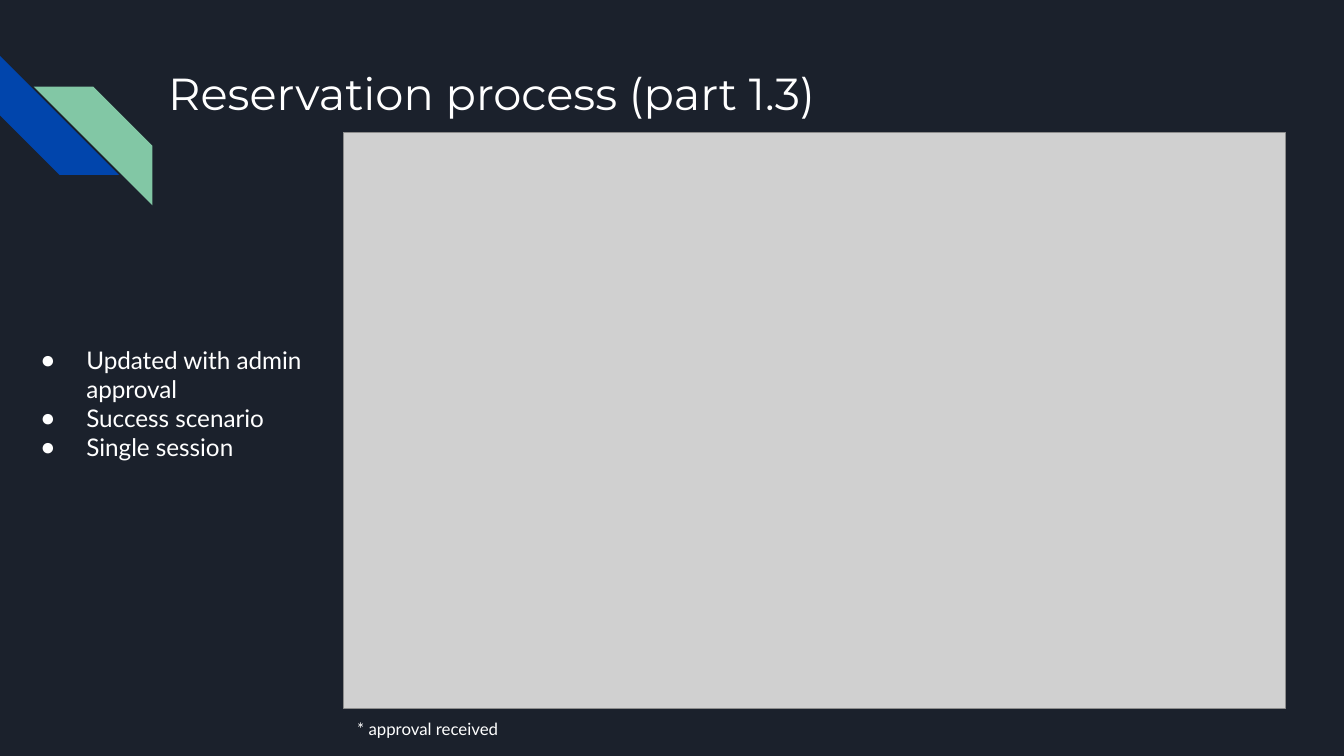
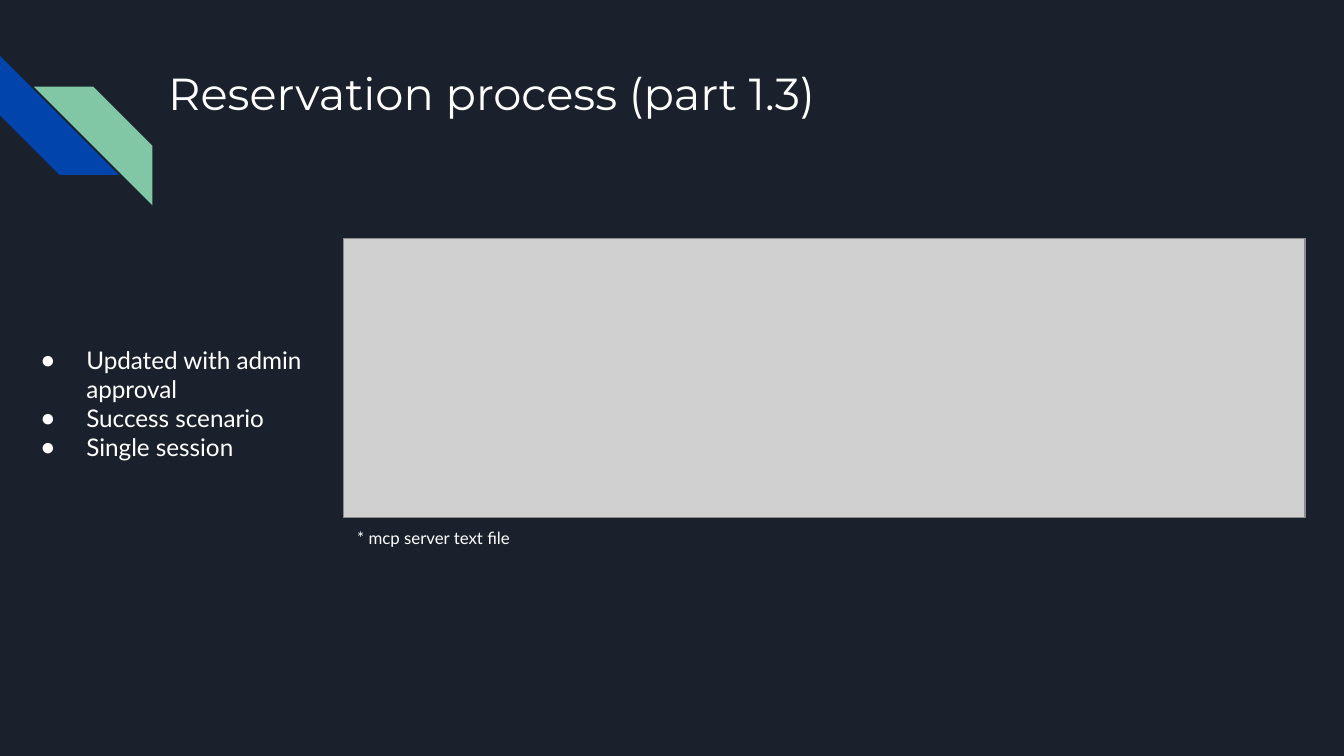
Before and after one commit to PavelKuropatin/parking-space-reservation-chatbot, a slide deck: slide 5 of presentation.pptx. Drawn at 1344x756 pixels with LibreOffice and Linux fonts; fonts in the diff are those of the drawing; grey boxes stand for pictures. Boxes give left, top, right and bottom in pixels: in the first picture for what was removed or moved away, otherwise in the second. Text is boxed around its words. In the diff, an @@ line names an element or a change of style, - is before the commit and + after.

```diff
--- a/presentation.pptx
+++ b/presentation.pptx
@@ picture removed at [344, 133, 1286, 708] @@
@@ picture added at [344, 238, 1305, 517] @@
@@ text added at [369, 531, 509, 547], 9 pt, text #FFFFFF @@
+* mcp server text file
@@ text removed at [369, 722, 498, 738] @@
-* approval received
```
Also in this commit, not shown: 4 other slides changed, 1 slide removed.
